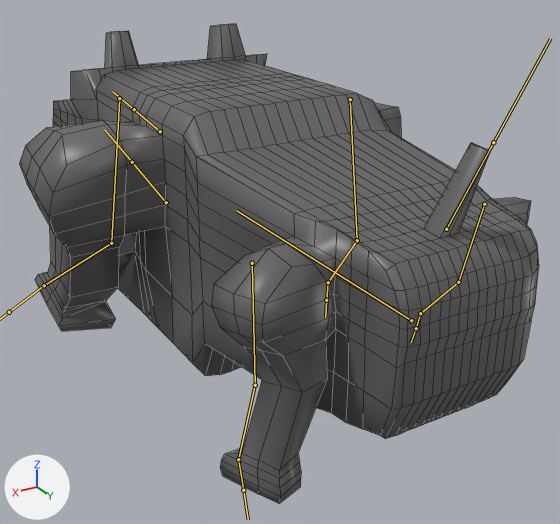
One commit to the FBX model Assets/models/robodog.fbx: the scene before it, then after it.
Both versions are drawn from a 50 mm camera at (3.89, 6.82, 2.78) aimed at (0.21, 0.69, -0.29). Lighting does not change. The marker at lower left points along +X, +Y and +Z. Both versions are drawn at frame 21 of the action 'walk2'; the numbers are the values there. The bones that bend it are drawn over the model as lines. Mesh edges are drawn as thin lines.
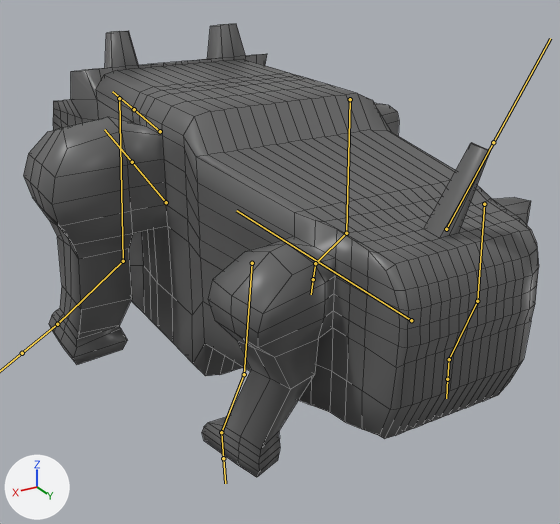
Scene script edits in JSON lines:
```json
{"block": "bone_bone_001", "where": "bone_bone_001 = bpy.data.objects['Armature'].pose.bones['Bone.001']  # child of 'Bone'"}
{"op": "set", "path": "bone_bone_001.rotation_quaternion", "old": "(0.995, 0.098, 0.005, -0.002)", "new": "(1.0, 0.0, 0.0, 0.0)", "note": "degrees (11, 1, 0) -> degrees (0, 0, 0)"}
{"block": "bone_bone_002", "where": "bone_bone_002 = bpy.data.objects['Armature'].pose.bones['Bone.002']  # child of 'Bone'"}
{"op": "set", "path": "bone_bone_002.rotation_quaternion", "old": "(0.985, -0.171, -0.003, 0.032)", "new": "(1.0, 0.0, 0.0, 0.0)", "note": "degrees (-20, 0, 4) -> degrees (0, 0, 0)"}
{"block": "bone_bone_007", "where": "bone_bone_007 = bpy.data.objects['Armature'].pose.bones['Bone.007']  # child of 'Bone'"}
{"op": "set", "path": "bone_bone_007.rotation_quaternion", "old": "(0.996, -0.086, 0.0, 0.022)", "new": "(1.0, 0.0, 0.0, 0.0)", "note": "degrees (-10, 0, 3) -> degrees (0, 0, 0)"}
{"block": "bone_bone_010", "where": "bone_bone_010 = bpy.data.objects['Armature'].pose.bones['Bone.010']  # child of 'Bone'"}
{"op": "set", "path": "bone_bone_010.rotation_quaternion", "old": "(0.992, 0.129, -0.007, -0.009)", "new": "(1.0, 0.0, 0.0, 0.0)", "note": "degrees (15, -1, -1) -> degrees (0, 0, 0)"}
```

Where the change shows, as pixel boxes (x1, y1, x2, y2) in the pictures (560 x 524 px):
```json
{"object": "Cube", "change": "posed", "before": [19, 24, 539, 503], "after": [23, 24, 539, 477]}
{"bone": "Bone.001", "before": "(252, 263) to (255, 385)", "after": "(252, 263) to (244, 374)"}
{"bone": "Bone.002", "before": "(484, 204) to (458, 282)", "after": "(484, 204) to (477, 301)"}
{"bone": "Bone.007", "before": "(350, 99) to (357, 240)", "after": "(350, 99) to (346, 233)"}
{"bone": "Bone.010", "before": "(119, 98) to (111, 243)", "after": "(119, 98) to (123, 261)"}
```
